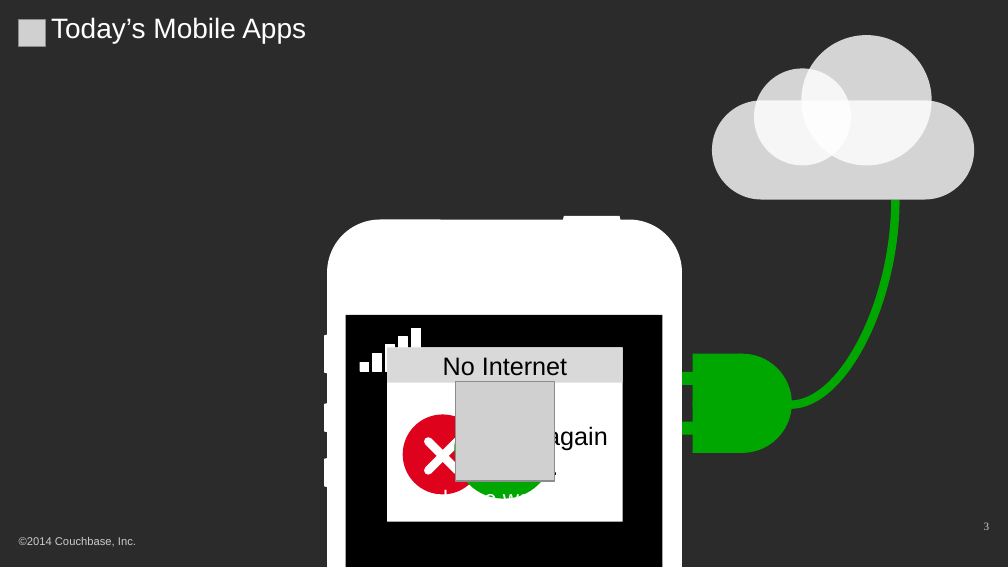
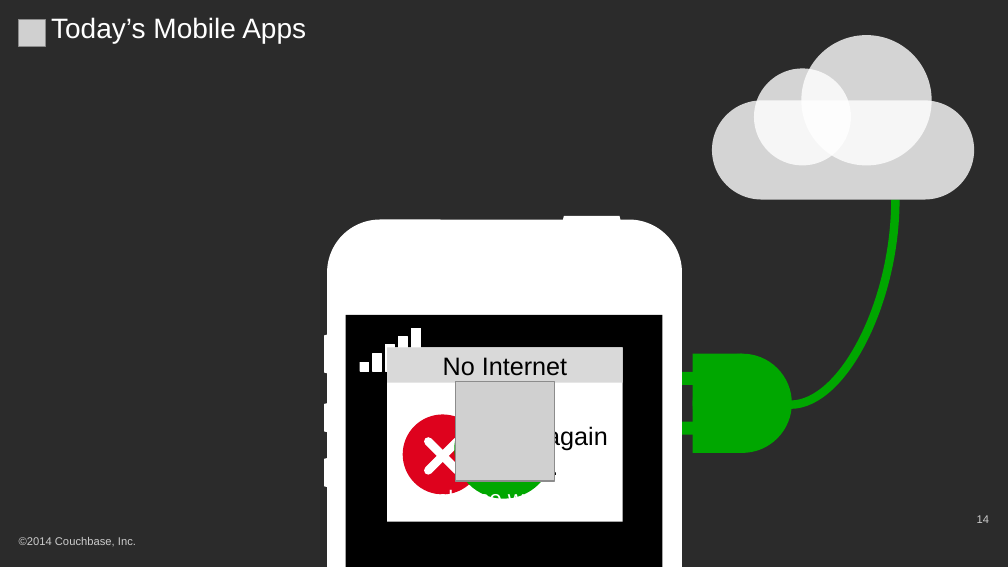
Before and after one commit to subalakr/workshop, a slide deck: slide 14 of mobile/presentations/IntroductionToMobile.pptx (slide 3 before the commit). Drawn at 1008x567 pixels with LibreOffice and Linux fonts; fonts in the diff are those of the drawing; grey boxes stand for pictures; background and template pictures are left out; a plain dark background stands for a picture behind light text. Boxes give left, top, right and bottom in pixels: in the first picture for what was removed or moved away, otherwise in the second. Text is boxed around its words. In the diff, an @@ line names an element or a change of style, - is before the commit and + after.

```diff
--- a/mobile/presentations/IntroductionToMobile.pptx
+++ b/mobile/presentations/IntroductionToMobile.pptx
@@ text "please wait…": place and size @@
-text "please wait…" at (431,488,565,499)
+text "please wait…" at (436,488,570,499)
@@ page number added at (977,515,989,523), 8 pt, text #CCCCCC @@
+14
@@ page number removed at (984,522,990,530) @@
-3
```
Also in this commit, not shown: 16 other slides changed, 11 slides added, 3 slides removed.
